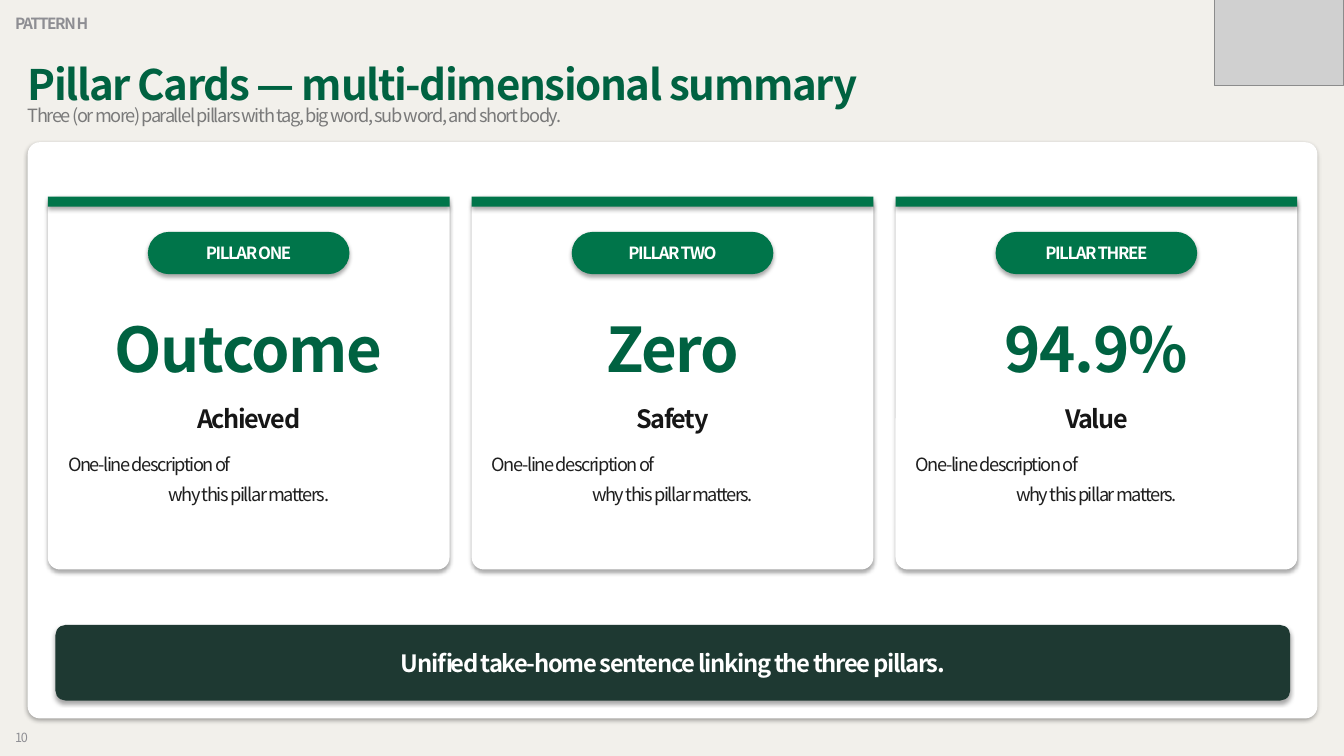
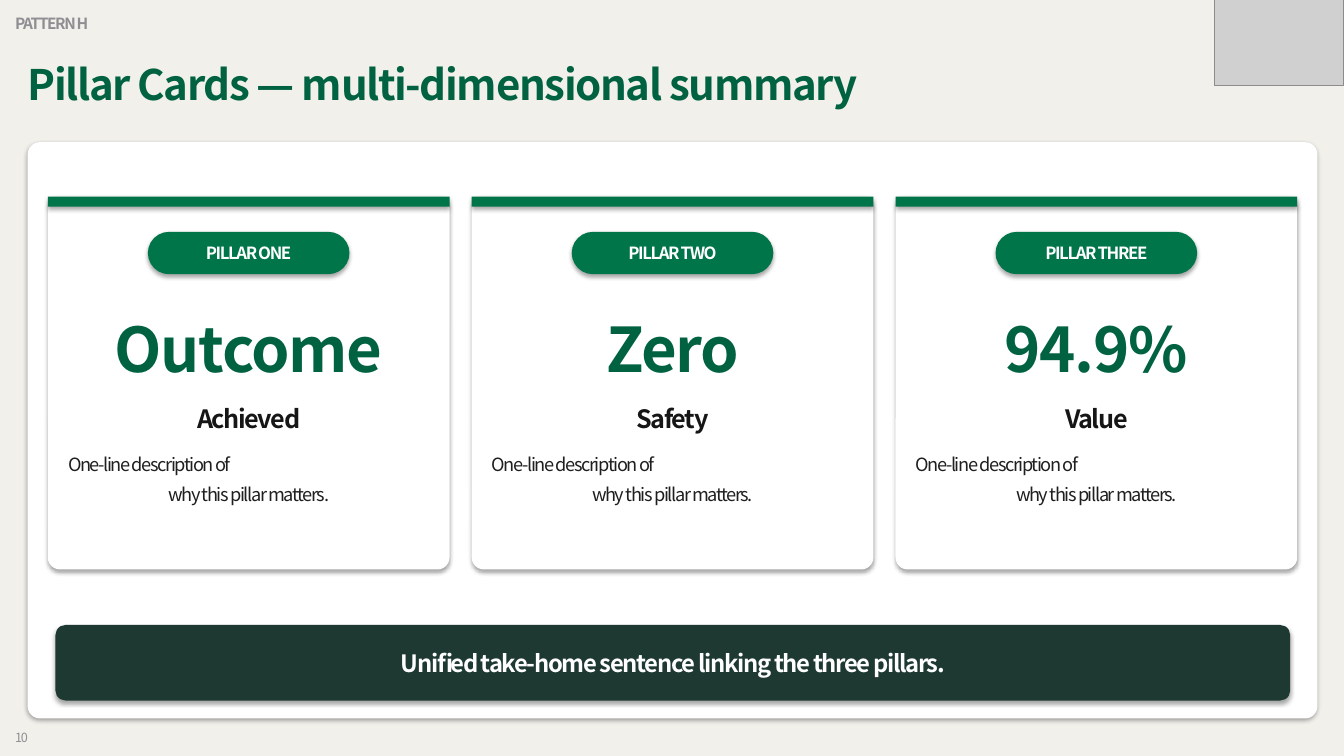
Before and after one commit to grotyx/medical-ppt-design, a slide deck: slide 10 of backbone_slides.pptx. Drawn at 1344x756 pixels with LibreOffice and Linux fonts; fonts in the diff are those of the drawing; grey boxes stand for pictures. Boxes give left, top, right and bottom in pixels: in the first picture for what was removed or moved away, otherwise in the second. Text is boxed around its words. In the diff, an @@ line names an element or a change of style, - is before the commit and + after.

```diff
--- a/backbone_slides.pptx
+++ b/backbone_slides.pptx
@@ text removed at box(28, 107, 562, 127) @@
-Three (or more) parallel pillars with tag, big word, sub word, and short body.
```
Also in this commit, not shown: 8 other slides changed, 1 other file.
